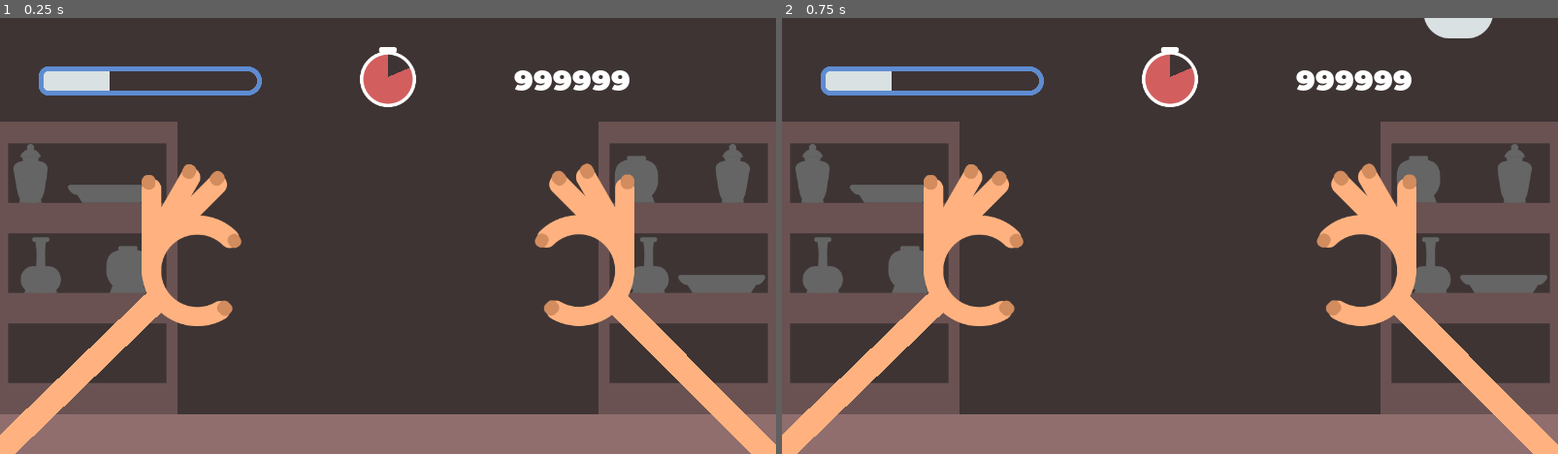
Above: before the commit, frames 1-2 (left to right).
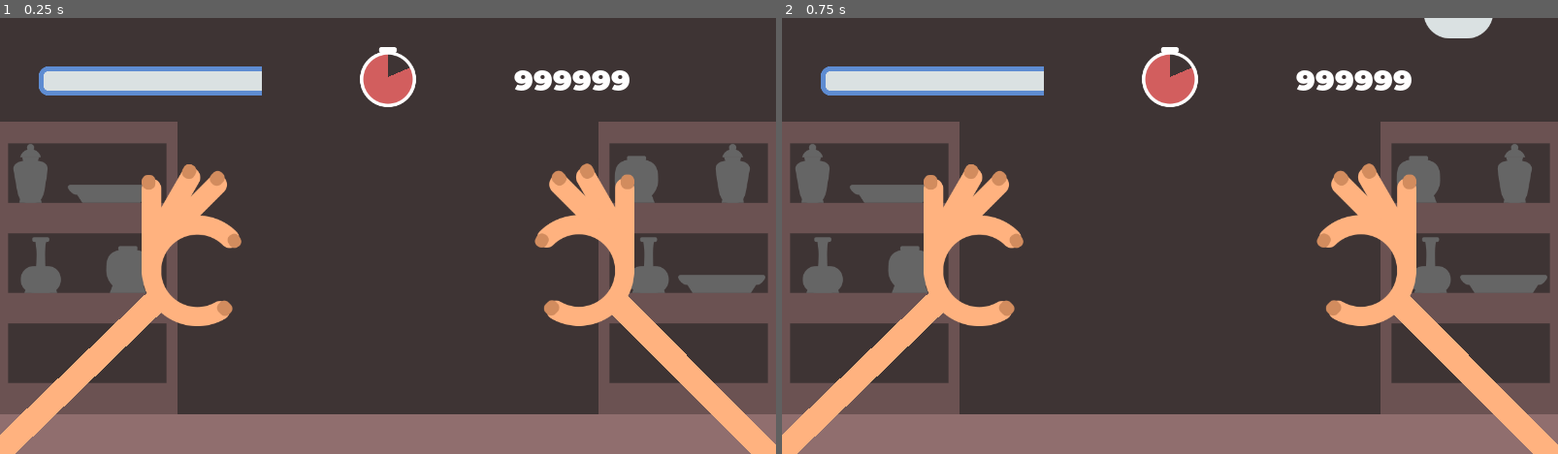
Above: after the commit, the same moments.

Repository: williamd1k0/untitled-glue-game
Game: Godot game, scene res://devel/TestGrab.tscn
Same seed, same stepped clock (60 frames per second), same inputs: the game is played once before the commit and once after it. The project has no main scene, so this scene is started directly. The engine's default icon, where the game draws it, is replaced by a stand-in: a white triangle on a blue panel in a dark square.
Inputs:
- Up to frame 1 (0.25 s): no input
- Up to frame 2 (0.75 s): tap Enter at 0.5 s

The runs differ from the first frame. In frame 1, 0.9% of the frame differs, in the area x 14-34%, y 11-18%; in frame 2, 0.9%.

Commit message:
Add arm and glue  mechanic

Diff:
--- a/devel/TestGrab.tscn
+++ b/devel/TestGrab.tscn
@@ -7,20 +7,16 @@
 [ext_resource path="res://game/gameplay/grab-items/Glue.tscn" type="PackedScene" id=5]
 [ext_resource path="res://game/gameplay/grab-items/plate-1/Plate1Puzzle.tscn" type="PackedScene" id=6]
 
-[sub_resource type="PhysicsMaterial" id=2]
+[sub_resource type="PhysicsMaterial" id=1]
 bounce = 1.0
 
-[sub_resource type="RectangleShape2D" id=1]
+[sub_resource type="RectangleShape2D" id=2]
 extents = Vector2( 640, 32.0001 )
 
 [sub_resource type="RectangleShape2D" id=3]
 extents = Vector2( 28.0006, 421.207 )
 
 [node name="TestGrab" type="Node2D"]
-
-[node name="InterfaceLayer" type="CanvasLayer" parent="."]
-
-[node name="Interface" parent="InterfaceLayer" instance=ExtResource( 4 )]
 
 [node name="GameLayer" type="CanvasLayer" parent="."]
 layer = 0
@@ -55,3 +51,8 @@
 [node name="CollisionShape2D3" type="CollisionShape2D" parent="GameLayer/StaticBody2D"]
 position = Vector2( 1288, 328 )
 shape = SubResource( 3 )
+
+[node name="InterfaceLayer" type="CanvasLayer" parent="."]
+
+[node name="Interface" parent="InterfaceLayer" instance=ExtResource( 4 )]
+glue_path = NodePath("../../GameLayer/Glue")
--- a/game/gameplay/Arm.gd
+++ b/game/gameplay/Arm.gd
@@ -4,4 +4,5 @@
 onready var reference = get_node(reference_path)
 
 func _process(delta):
-	points[1] = to_local(reference.global_position)
+	points[get_point_count() -1] = to_local(reference.global_position)
+	var angle = rad2deg(points[0].angle_to(points[get_point_count() -1]))
--- a/game/gameplay/GrabItem.gd
+++ b/game/gameplay/GrabItem.gd
@@ -2,7 +2,7 @@
 extends RigidBody2D
 
 
-var grabbed
+var grabber
 
 
 # Called when the node enters the scene tree for the first time.
@@ -14,20 +14,23 @@
 	pass
 
 func _integrate_forces(state):
-	if grabbed != null:
-		state.transform = grabbed.global_transform
+	if grabber != null:
+		state.transform = grabber.grab_position.global_transform
 
 func grab(hand):
 	#collision_mask = 0
 	#collision_layer = 0
 	gravity_scale = 0
-	grabbed = hand
+	grabber = hand
 	rotation = 0
 	$Animator.play("grab")
 
 func release():
-	grabbed = null
+	grabber = null
 	#collision_mask = 1
 	#collision_layer = 1
 	gravity_scale = 1
 	$Animator.play("idle")
+
+func can_grab():
+	return grabber == null
--- a/game/gameplay/Hand.gd
+++ b/game/gameplay/Hand.gd
@@ -30,6 +30,8 @@
 var item_to_grab: GrabItem
 var grabbed_item: GrabItem
 
+onready var grab_position = $GrabPosition
+
 
 func _physics_process(delta):
 	var grab := Input.get_joy_axis(0, JOYMAP[hand][TRIGGER]) >= 0.9
@@ -52,12 +54,12 @@
 	#print(input_motion)
 	translate(input_motion*speed*delta)
 	#if grabbed_item:
-	#	grabbed_item.global_position = $GrabPosition.global_position
+	#	grabbed_item.global_position = grab_position.global_position
 
 func grab():
-	if item_to_grab and not item_to_grab.grabbed:
+	if item_to_grab and item_to_grab.can_grab():
 		grabbed_item = item_to_grab
-		grabbed_item.grab($GrabPosition)
+		grabbed_item.grab(self)
 		print('grab item')
 		emit_signal("grab")
 
--- /dev/null
+++ b/game/gameplay/grab-items/Glue.gd
@@ -0,0 +1,33 @@
+extends GrabItem
+
+signal glue_amount_changed(new_amount)
+
+export(float) var max_glue = 200.0
+export(float) var squeeze_amount_per_second = 10.0
+
+var current_glue
+var depleted = false
+
+func _ready():
+	current_glue = max_glue
+
+
+func _process(delta):
+	squeeze(delta)
+
+
+func squeeze(delta):
+	if grabber == null:
+		return
+	if current_glue <= 0:
+		depleted = true
+		collision_layer = 0
+		collision_mask = 0
+		grabber.release()
+		return
+	current_glue -= squeeze_amount_per_second * delta
+	emit_signal("glue_amount_changed", current_glue)
+
+
+func can_grab():
+	return .can_grab() and not depleted
--- a/game/gameplay/grab-items/Glue.tscn
+++ b/game/gameplay/grab-items/Glue.tscn
@@ -1,13 +1,14 @@
-[gd_scene load_steps=7 format=2]
+[gd_scene load_steps=8 format=2]
 
 [ext_resource path="res://game/gameplay/GrabItem.tscn" type="PackedScene" id=1]
 [ext_resource path="res://game/gameplay/grab-items/glue.tres" type="SpriteFrames" id=2]
 [ext_resource path="res://assets/textures/clue-particle.png" type="Texture" id=3]
+[ext_resource path="res://game/gameplay/grab-items/Glue.gd" type="Script" id=4]
 
-[sub_resource type="Curve" id=3]
+[sub_resource type="Curve" id=1]
 _data = [ Vector2( 0, 0.986364 ), 0.0, 0.0, 0, 0, Vector2( 1, 0.75 ), 0.0, 0.0, 0, 0 ]
 
-[sub_resource type="Animation" id=1]
+[sub_resource type="Animation" id=2]
 tracks/0/type = "value"
 tracks/0/path = NodePath("Sprite:scale")
 tracks/0/interp = 1
@@ -108,6 +109,8 @@
 }
 
 [node name="Glue" instance=ExtResource( 1 )]
+script = ExtResource( 4 )
+max_glue = 30.0
 
 [node name="Sprite" parent="." index="0"]
 frames = ExtResource( 2 )
--- /dev/null
+++ b/game/interface/Interface.gd
@@ -0,0 +1,17 @@
+extends Control
+
+
+export (NodePath) var glue_path
+onready var glue = get_node(glue_path)
+
+onready var glue_bar = $GlueAmountBar
+
+func _ready():
+	glue_bar.max_value = glue.max_glue
+	glue_bar.value = glue.current_glue
+
+	glue.connect("glue_amount_changed", self, "_on_Glue_amount_changed")
+
+
+func _on_Glue_amount_changed(amount):
+	glue_bar.value = amount
--- a/game/interface/Interface.tscn
+++ b/game/interface/Interface.tscn
@@ -1,8 +1,9 @@
-[gd_scene load_steps=6 format=2]
+[gd_scene load_steps=7 format=2]
 
 [ext_resource path="res://assets/textures/clock-empty.png" type="Texture" id=1]
 [ext_resource path="res://assets/textures/clock-full.png" type="Texture" id=2]
 [ext_resource path="res://game/interface/fonts/montserrat-black-48.tres" type="DynamicFont" id=3]
+[ext_resource path="res://game/interface/Interface.gd" type="Script" id=4]
 
 [sub_resource type="StyleBoxFlat" id=1]
 bg_color = Color( 0.858824, 0.886275, 0.890196, 1 )
@@ -28,6 +29,7 @@
 [node name="Interface" type="Control"]
 anchor_right = 1.0
 anchor_bottom = 1.0
+script = ExtResource( 4 )
 __meta__ = {
 "_edit_use_anchors_": false
 }
@@ -47,7 +49,7 @@
 "_edit_use_anchors_": false
 }
 
-[node name="ProgressBar" type="ProgressBar" parent="."]
+[node name="GlueAmountBar" type="ProgressBar" parent="."]
 margin_left = 64.0
 margin_top = 80.0
 margin_right = 432.0
Not shown: 1 places in devel/TestGrab.tscn that only renumber resources
Not shown: 3 places in game/gameplay/grab-items/Glue.tscn that only renumber resources
